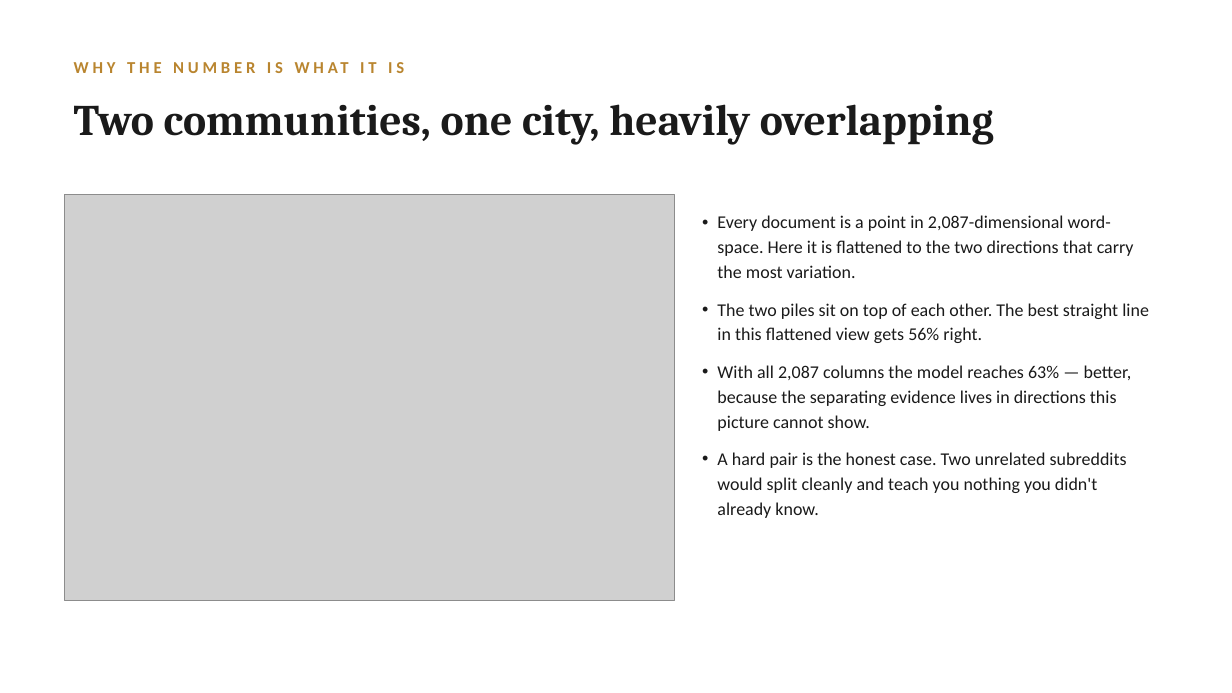
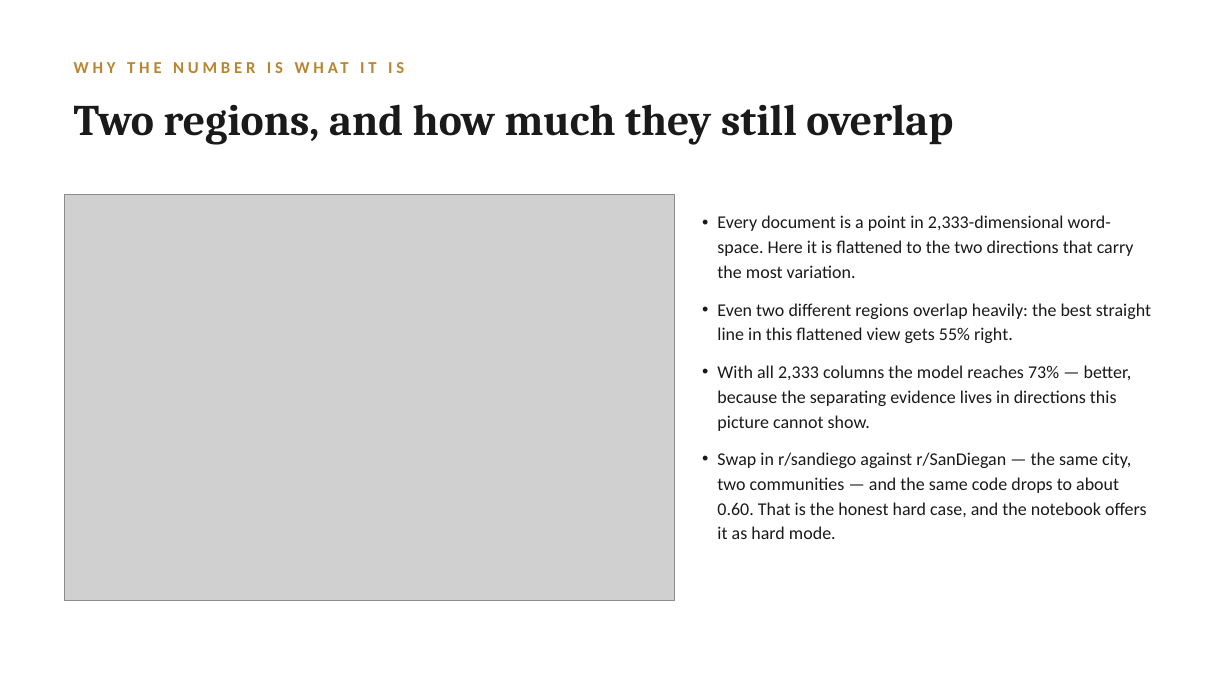
Before and after one commit to lucianli123/culture-as-data-2026, a slide deck: slide 8 of slides/week-03-lecture-draft.pptx. Drawn at 1232x693 pixels with LibreOffice and Linux fonts; fonts in the diff are those of the drawing; grey boxes stand for pictures. Boxes give left, top, right and bottom in pixels: in the first picture for what was removed or moved away, otherwise in the second. Text is boxed around its words. In the diff, an @@ line names an element or a change of style, - is before the commit and + after.

```diff
--- a/slides/week-03-lecture-draft.pptx
+++ b/slides/week-03-lecture-draft.pptx
@@ text at (74,104,953,145): text changed @@
-Two communities, one city, heavily overlapping
+Two regions, and how much they still overlap
@@ text at (717,215,1151,539): text changed @@
-• Every document is a point in 2,087-dimensional word-space. Here it is flattened to the two directions that carry the most variation.
-• The two piles sit on top of each other. The best straight line in this flattened view gets 56% right.
-• With all 2,087 columns the model reaches 63% — better, because the separating evidence lives in directions this picture cannot show.
-• A hard pair is the honest case. Two unrelated subreddits would split cleanly and teach you nothing you didn't already know.
+• Every document is a point in 2,333-dimensional word-space. Here it is flattened to the two directions that carry the most variation.
+• Even two different regions overlap heavily: the best straight line in this flattened view gets 55% right.
+• With all 2,333 columns the model reaches 73% — better, because the separating evidence lives in directions this picture cannot show.
+• Swap in r/sandiego against r/SanDiegan — the same city, two communities — and the same code drops to about 0.60. That is the honest hard case, and the notebook offers it as hard mode.
```
Also in this commit, not shown: 6 other slides changed, 14 other files.
